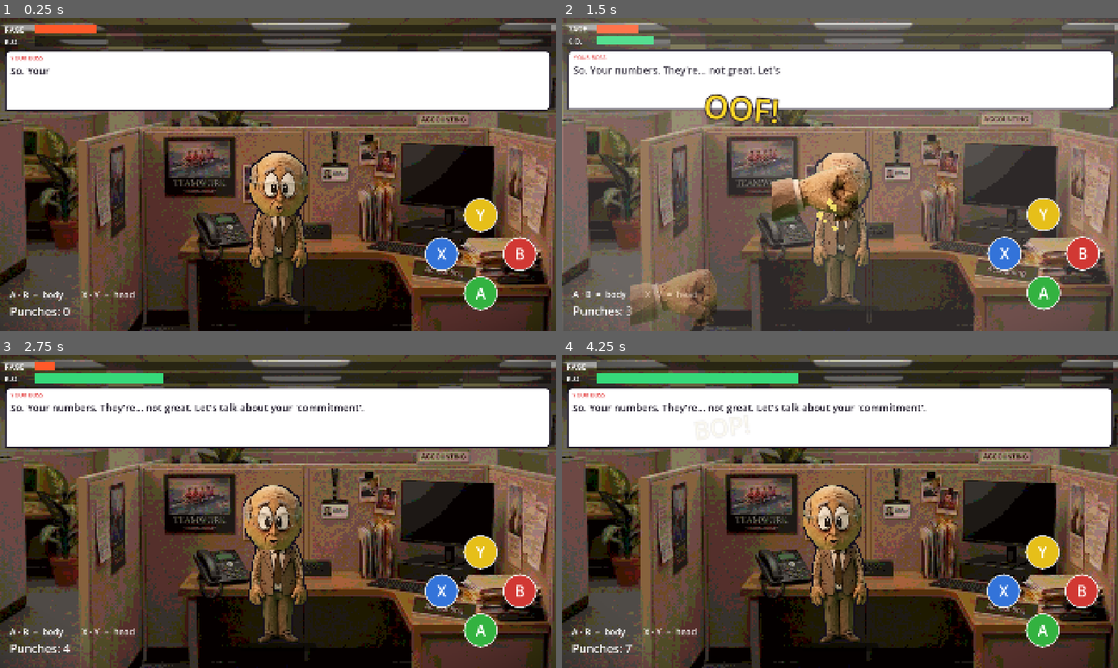
Above: before the commit, frames 1-4 (two rows, left to right).
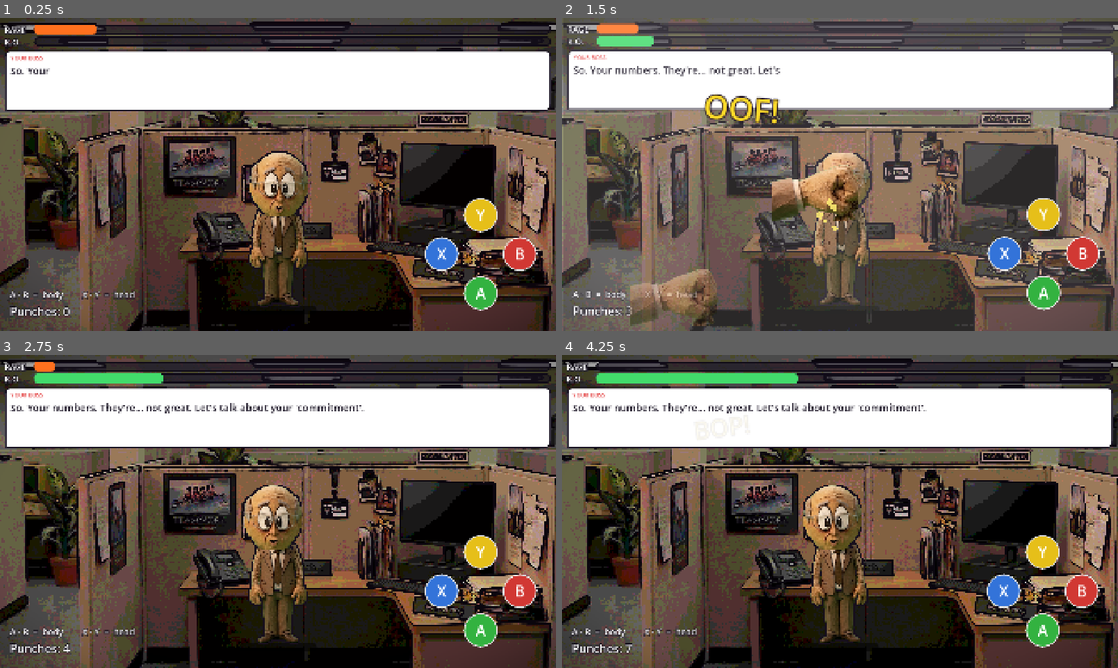
Above: after the commit, the same moments.

Repository: StaraxcreamTM/punch-my-boss-jun-14-2026
Game: Godot game, scene res://scenes/main.tscn
Same seed, same stepped clock (60 frames per second), same inputs: the game is played once before the commit and once after it.
Inputs:
- Up to frame 1 (0.25 s): no input
- Up to frame 2 (1.5 s): tap Enter at 0.5 s; tap B at 0.6 s; hold A from 1.28 s (still down); tap X at 1.35 s
- Up to frame 3 (2.75 s): release A at 2.03 s; tap Y at 2.1 s
- Up to frame 4 (4.25 s): tap B at 2.85 s; hold A from 3.53 s (still down); tap X at 3.6 s

The runs differ from the first frame. In frame 1, 37% of the frame differs, in the area x 0-100%, y 0-100%; in frame 2, 17%; in frame 3, 40%; in frame 4, 40%.

Commit message:
v0.13: cartoon UI + inked-edge background
- Background now inks bold edges (Sobel) on top of the posterize for a
  comic/cel look; brightened and cleaned up so busy areas aren't scratchy
- RAGE/K.O. meters restyled into chunky rounded, outlined cartoon bars
- Bold dark outlines on the RAGE/K.O. labels and the Punches/hint text
- Inlined the shader's luminance sampling to drop a portability warning

Co-Authored-By: Claude Opus 4.8 <noreply@anthropic.com>

Diff:
--- a/game/scenes/main.tscn
+++ b/game/scenes/main.tscn
@@ -25,6 +25,32 @@
 corner_radius_bottom_right = 24
 corner_radius_bottom_left = 24
 
+[sub_resource type="StyleBoxFlat" id="bar_track"]
+bg_color = Color(0.09, 0.07, 0.12, 0.65)
+border_width_left = 5
+border_width_top = 5
+border_width_right = 5
+border_width_bottom = 5
+border_color = Color(0.06, 0.04, 0.09, 1)
+corner_radius_top_left = 17
+corner_radius_top_right = 17
+corner_radius_bottom_right = 17
+corner_radius_bottom_left = 17
+
+[sub_resource type="StyleBoxFlat" id="bar_rage"]
+bg_color = Color(1, 0.44, 0.12, 1)
+corner_radius_top_left = 13
+corner_radius_top_right = 13
+corner_radius_bottom_right = 13
+corner_radius_bottom_left = 13
+
+[sub_resource type="StyleBoxFlat" id="bar_ko"]
+bg_color = Color(0.26, 0.86, 0.42, 1)
+corner_radius_top_left = 13
+corner_radius_top_right = 13
+corner_radius_bottom_right = 13
+corner_radius_bottom_left = 13
+
 [node name="Main" type="Control"]
 layout_mode = 3
 anchors_preset = 15
@@ -145,27 +171,29 @@
 offset_right = 110.0
 offset_bottom = 56.0
 theme_override_colors/font_color = Color(1, 1, 1, 1)
-theme_override_font_sizes/font_size = 26
+theme_override_colors/font_outline_color = Color(0.06, 0.04, 0.09, 1)
+theme_override_constants/outline_size = 10
+theme_override_font_sizes/font_size = 28
 text = "RAGE"
 vertical_alignment = 1
 
-[node name="RageTrack" type="ColorRect" parent="Safe"]
+[node name="RageTrack" type="Panel" parent="Safe"]
 layout_mode = 1
 anchor_right = 1.0
 offset_left = 118.0
-offset_top = 24.0
+offset_top = 22.0
 offset_right = -16.0
-offset_bottom = 54.0
-grow_horizontal = 2
-color = Color(0, 0, 0, 0.5)
-
-[node name="RageFill" type="ColorRect" parent="Safe/RageTrack"]
-layout_mode = 1
-anchors_preset = 15
-anchor_right = 1.0
-anchor_bottom = 1.0
-grow_vertical = 2
-color = Color(1, 0.35, 0.16, 1)
+offset_bottom = 56.0
+grow_horizontal = 2
+theme_override_styles/panel = SubResource("bar_track")
+
+[node name="RageFill" type="Panel" parent="Safe/RageTrack"]
+layout_mode = 1
+anchors_preset = 15
+anchor_right = 1.0
+anchor_bottom = 1.0
+grow_vertical = 2
+theme_override_styles/panel = SubResource("bar_rage")
 
 [node name="KoLabel" type="Label" parent="Safe"]
 layout_mode = 1
@@ -174,27 +202,29 @@
 offset_right = 110.0
 offset_bottom = 98.0
 theme_override_colors/font_color = Color(1, 1, 1, 1)
-theme_override_font_sizes/font_size = 26
+theme_override_colors/font_outline_color = Color(0.06, 0.04, 0.09, 1)
+theme_override_constants/outline_size = 10
+theme_override_font_sizes/font_size = 28
 text = "K.O."
 vertical_alignment = 1
 
-[node name="KoTrack" type="ColorRect" parent="Safe"]
+[node name="KoTrack" type="Panel" parent="Safe"]
 layout_mode = 1
 anchor_right = 1.0
 offset_left = 118.0
-offset_top = 66.0
+offset_top = 64.0
 offset_right = -16.0
-offset_bottom = 96.0
-grow_horizontal = 2
-color = Color(0, 0, 0, 0.5)
-
-[node name="KoFill" type="ColorRect" parent="Safe/KoTrack"]
-layout_mode = 1
-anchors_preset = 15
-anchor_right = 1.0
-anchor_bottom = 1.0
-grow_vertical = 2
-color = Color(0.21, 0.85, 0.48, 1)
+offset_bottom = 98.0
+grow_horizontal = 2
+theme_override_styles/panel = SubResource("bar_track")
+
+[node name="KoFill" type="Panel" parent="Safe/KoTrack"]
+layout_mode = 1
+anchors_preset = 15
+anchor_right = 1.0
+anchor_bottom = 1.0
+grow_vertical = 2
+theme_override_styles/panel = SubResource("bar_ko")
 
 [node name="Bubble" type="Panel" parent="Safe"]
 layout_mode = 1
@@ -244,6 +274,8 @@
 grow_horizontal = 2
 grow_vertical = 0
 theme_override_colors/font_color = Color(1, 1, 1, 1)
+theme_override_colors/font_outline_color = Color(0.06, 0.04, 0.09, 1)
+theme_override_constants/outline_size = 10
 theme_override_font_sizes/font_size = 40
 text = "Punches: 0"
 horizontal_alignment = 0
@@ -281,6 +313,8 @@
 grow_horizontal = 2
 grow_vertical = 0
 theme_override_colors/font_color = Color(1, 1, 1, 1)
+theme_override_colors/font_outline_color = Color(0.06, 0.04, 0.09, 1)
+theme_override_constants/outline_size = 8
 theme_override_font_sizes/font_size = 30
 text = "Tap the boss to punch him!"
 horizontal_alignment = 0
--- a/game/scripts/main.gd
+++ b/game/scripts/main.gd
@@ -23,8 +23,8 @@
 @onready var boss: Control = $Safe/Boss
 @onready var rig: Control = $Safe/Boss/Rig
 @onready var head: TextureRect = $Safe/Boss/Rig/Head
-@onready var rage_fill: ColorRect = $Safe/RageTrack/RageFill
-@onready var ko_fill: ColorRect = $Safe/KoTrack/KoFill
+@onready var rage_fill: Panel = $Safe/RageTrack/RageFill
+@onready var ko_fill: Panel = $Safe/KoTrack/KoFill
 @onready var boss_line: Label = $Safe/Bubble/BossLine
 @onready var counter: Label = $Safe/Counter
 @onready var ko_banner: Label = $Safe/KoBanner
@@ -115,8 +115,10 @@
 	# Cartoon/illustrated backdrop.
 	var bg_mat := ShaderMaterial.new()
 	bg_mat.shader = load("res://shaders/toon_bg.gdshader")
-	bg_mat.set_shader_parameter("levels", 8.0)
-	bg_mat.set_shader_parameter("saturation", 1.32)
+	bg_mat.set_shader_parameter("levels", 9.0)
+	bg_mat.set_shader_parameter("saturation", 1.3)
+	bg_mat.set_shader_parameter("edge_strength", 1.1)
+	bg_mat.set_shader_parameter("edge_width", 1.7)
 	office.material = bg_mat
 	# Bold outline so the boss reads as a drawn character.
 	var outline_mat := ShaderMaterial.new()
@@ -131,8 +133,8 @@
 	vig.set_anchors_preset(Control.PRESET_FULL_RECT)
 	var vig_mat := ShaderMaterial.new()
 	vig_mat.shader = load("res://shaders/vignette.gdshader")
-	vig_mat.set_shader_parameter("strength", 0.72)
-	vig_mat.set_shader_parameter("radius", 1.08)
+	vig_mat.set_shader_parameter("strength", 0.6)
+	vig_mat.set_shader_parameter("radius", 1.12)
 	vig.material = vig_mat
 	add_child(vig)
 	move_child(vig, 2)  # after Office(0) and Overlay(1), before Safe(2)
--- a/game/shaders/toon_bg.gdshader
+++ b/game/shaders/toon_bg.gdshader
@@ -1,21 +1,42 @@
 shader_type canvas_item;
 
-// Turns the photographic office into a flatter, illustrated "cartoon" backdrop:
-// posterizes colours into bands, boosts saturation, and adds a subtle warm push.
+// Turns the photographic office into an inked cartoon backdrop:
+// 1) posterizes colours into flat bands, 2) boosts saturation + brightness,
+// 3) adds dark "ink" lines on strong edges (Sobel) for a comic/cel look.
 
 uniform float levels : hint_range(2.0, 32.0) = 9.0;
-uniform float saturation : hint_range(0.0, 2.0) = 1.25;
-uniform float warmth : hint_range(-0.1, 0.1) = 0.02;
+uniform float saturation : hint_range(0.0, 2.0) = 1.3;
+uniform float edge_strength : hint_range(0.0, 3.0) = 1.1;
+uniform float edge_width : hint_range(0.5, 3.0) = 1.7;
+uniform vec4 ink_color : source_color = vec4(0.05, 0.03, 0.07, 1.0);
+
+const vec3 LW = vec3(0.299, 0.587, 0.114);
 
 void fragment() {
+	vec2 ps = TEXTURE_PIXEL_SIZE * edge_width;
 	vec4 c = texture(TEXTURE, UV);
+
 	// Posterize into flat colour bands.
 	c.rgb = floor(c.rgb * levels + 0.5) / levels;
-	// Punch up saturation.
-	float g = dot(c.rgb, vec3(0.299, 0.587, 0.114));
+	// Punch up saturation and lift brightness a touch.
+	float g = dot(c.rgb, LW);
 	c.rgb = mix(vec3(g), c.rgb, saturation);
-	// Slight warm grade.
-	c.r += warmth;
-	c.b -= warmth;
+	c.rgb = clamp(c.rgb * 1.12, 0.0, 1.0);
+
+	// Sobel edge detection on luminance -> ink lines (sampled inline).
+	float tl = dot(texture(TEXTURE, UV + ps * vec2(-1.0, -1.0)).rgb, LW);
+	float tt = dot(texture(TEXTURE, UV + ps * vec2(0.0, -1.0)).rgb, LW);
+	float tr = dot(texture(TEXTURE, UV + ps * vec2(1.0, -1.0)).rgb, LW);
+	float ll = dot(texture(TEXTURE, UV + ps * vec2(-1.0, 0.0)).rgb, LW);
+	float rr = dot(texture(TEXTURE, UV + ps * vec2(1.0, 0.0)).rgb, LW);
+	float bl = dot(texture(TEXTURE, UV + ps * vec2(-1.0, 1.0)).rgb, LW);
+	float bb = dot(texture(TEXTURE, UV + ps * vec2(0.0, 1.0)).rgb, LW);
+	float br = dot(texture(TEXTURE, UV + ps * vec2(1.0, 1.0)).rgb, LW);
+	float gx = -tl - 2.0 * ll - bl + tr + 2.0 * rr + br;
+	float gy = -tl - 2.0 * tt - tr + bl + 2.0 * bb + br;
+	float edge = sqrt(gx * gx + gy * gy) * edge_strength;
+	edge = smoothstep(0.55, 1.1, edge);  // only the bold edges get inked
+
+	c.rgb = mix(c.rgb, ink_color.rgb, edge);
 	COLOR = c;
 }
Not shown: 1 places in game/scenes/main.tscn that only renumber resources
